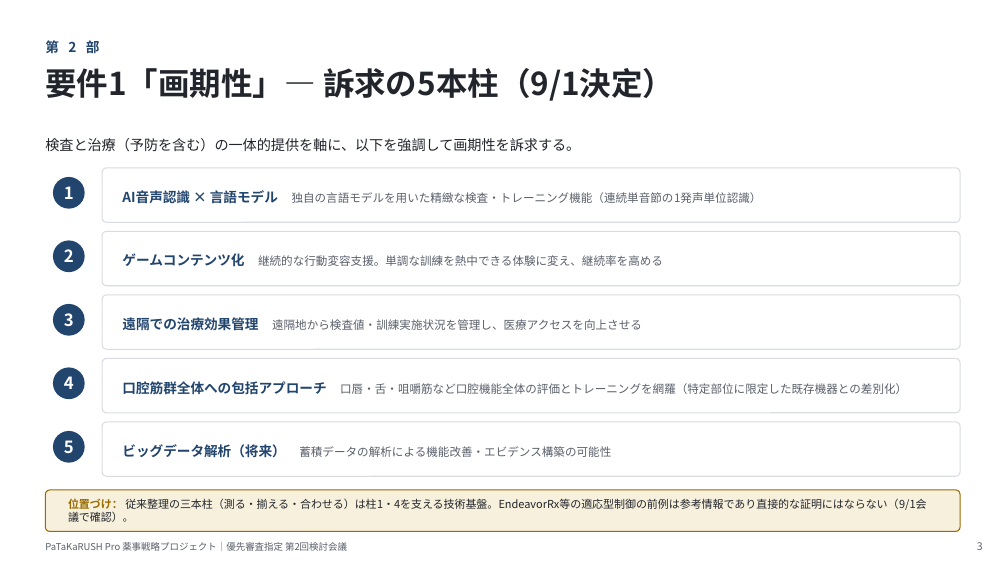
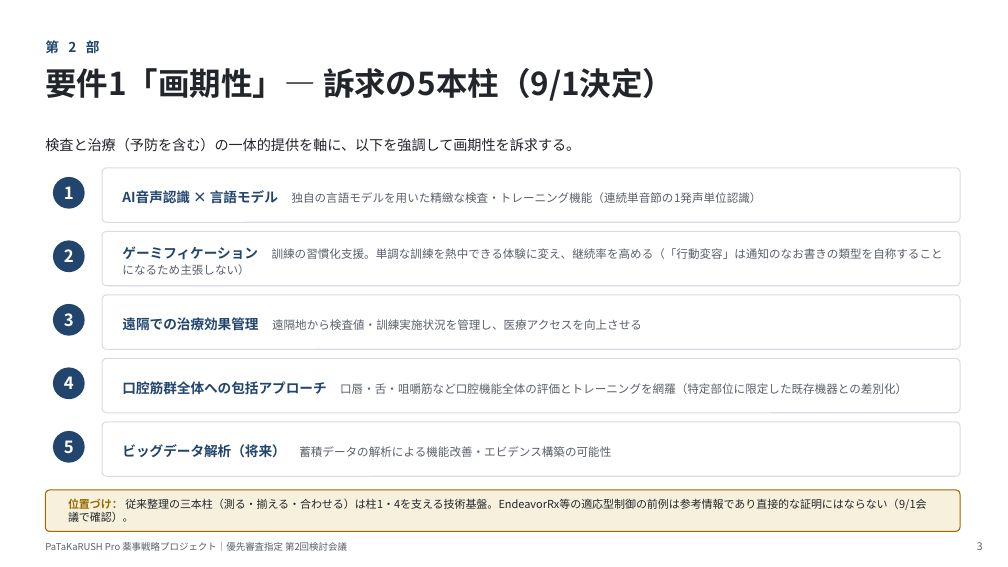
Before and after one commit to Cizeta-connectrum/ProjectManagement, a slide deck: slide 3 of docs/regulatory/13_第2回会議資料_20260901反映版.pptx. Drawn at 1008x567 pixels with LibreOffice and Linux fonts; fonts in the diff are those of the drawing. Boxes give left, top, right and bottom in pixels: in the first picture for what was removed or moved away, otherwise in the second. Text is boxed around its words. In the diff, an @@ line names an element or a change of style, - is before the commit and + after.

```diff
--- a/docs/regulatory/13_第2回会議資料_20260901反映版.pptx
+++ b/docs/regulatory/13_第2回会議資料_20260901反映版.pptx
@@ text at (122, 246, 943, 275): text changed @@
-ゲームコンテンツ化 継続的な行動変容支援。単調な訓練を熱中できる体験に変え、継続率を高める
+ゲーミフィケーション 訓練の習慣化支援。単調な訓練を熱中できる体験に変え、継続率を高める（「行動変容」は通知のなお書きの類型を自称することになるため主張しない）
```
Also in this commit, not shown: 3 other files.
